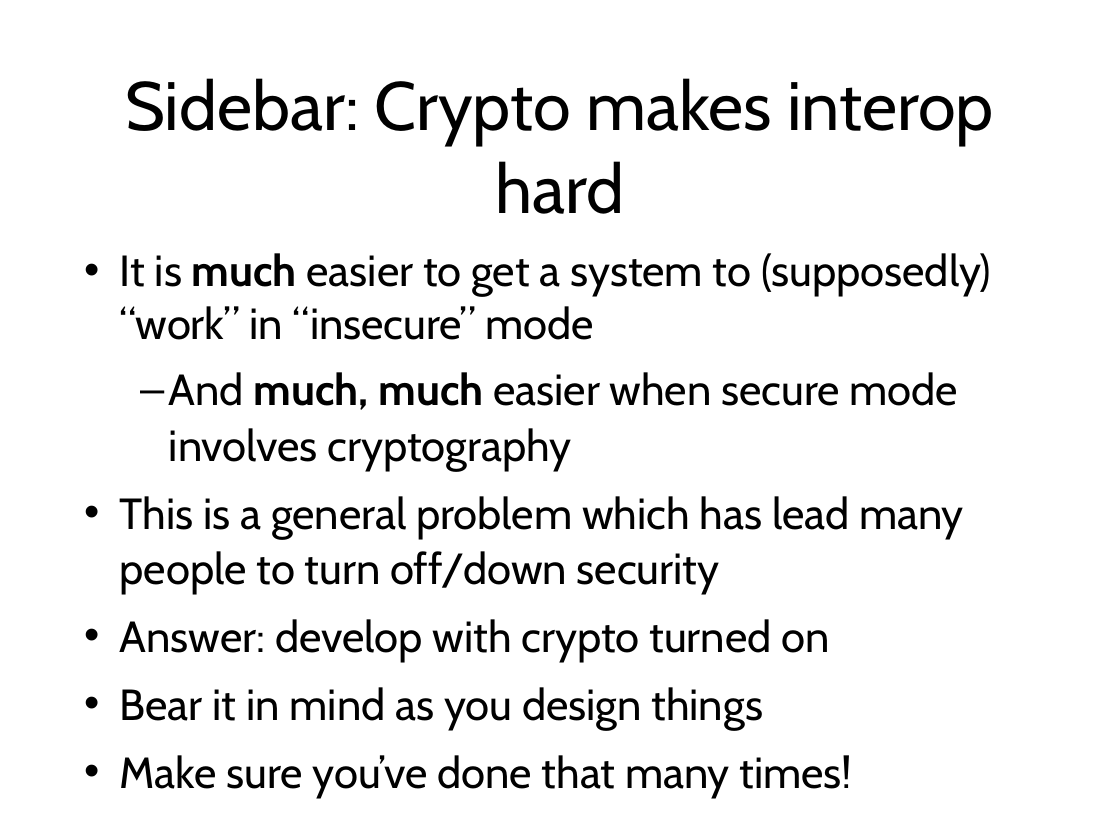
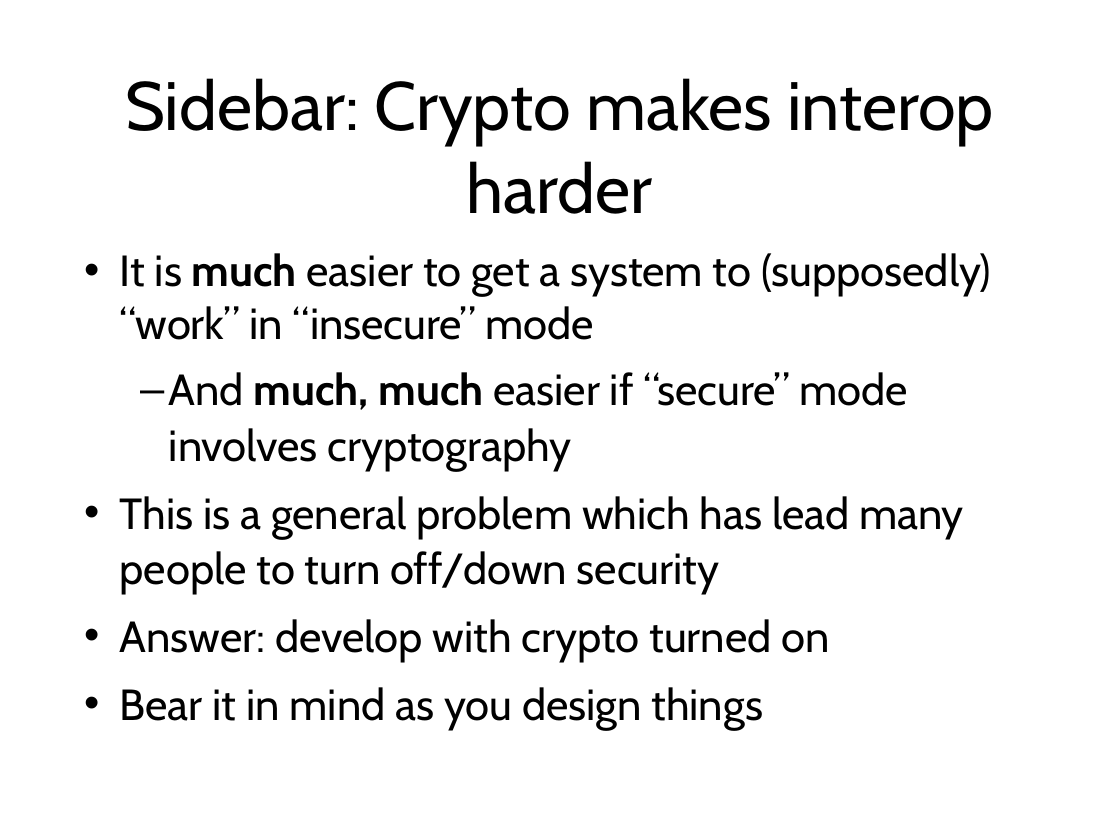
Before and after one commit to sftcd/cs7053, a slide deck: slide 24 of 2023lectures/02-concepts.odp (slide 25 before the commit). Drawn at 1120x840 pixels with LibreOffice and Linux fonts; fonts in the diff are those of the drawing. Boxes give left, top, right and bottom in pixels: in the first picture for what was removed or moved away, otherwise in the second. Text is boxed around its words. In the diff, an @@ line names an element or a change of style, - is before the commit and + after.

```diff
--- a/2023lectures/02-concepts.odp
+++ b/2023lectures/02-concepts.odp
@@ title at box(125, 78, 994, 214): text changed @@
-Sidebar: Crypto makes interop hard
+Sidebar: Crypto makes interop harder
@@ text at box(169, 372, 908, 471): text changed @@
-  – And much, much easier when secure mode involves cryptography
+  – And much, much easier if “secure” mode involves cryptography
@@ text at box(120, 755, 853, 798): paragraph removed @@
-• Make sure you’ve done that many times!
```
Also in this commit, not shown: 11 other slides changed, 1 slide removed, 2 other files.
